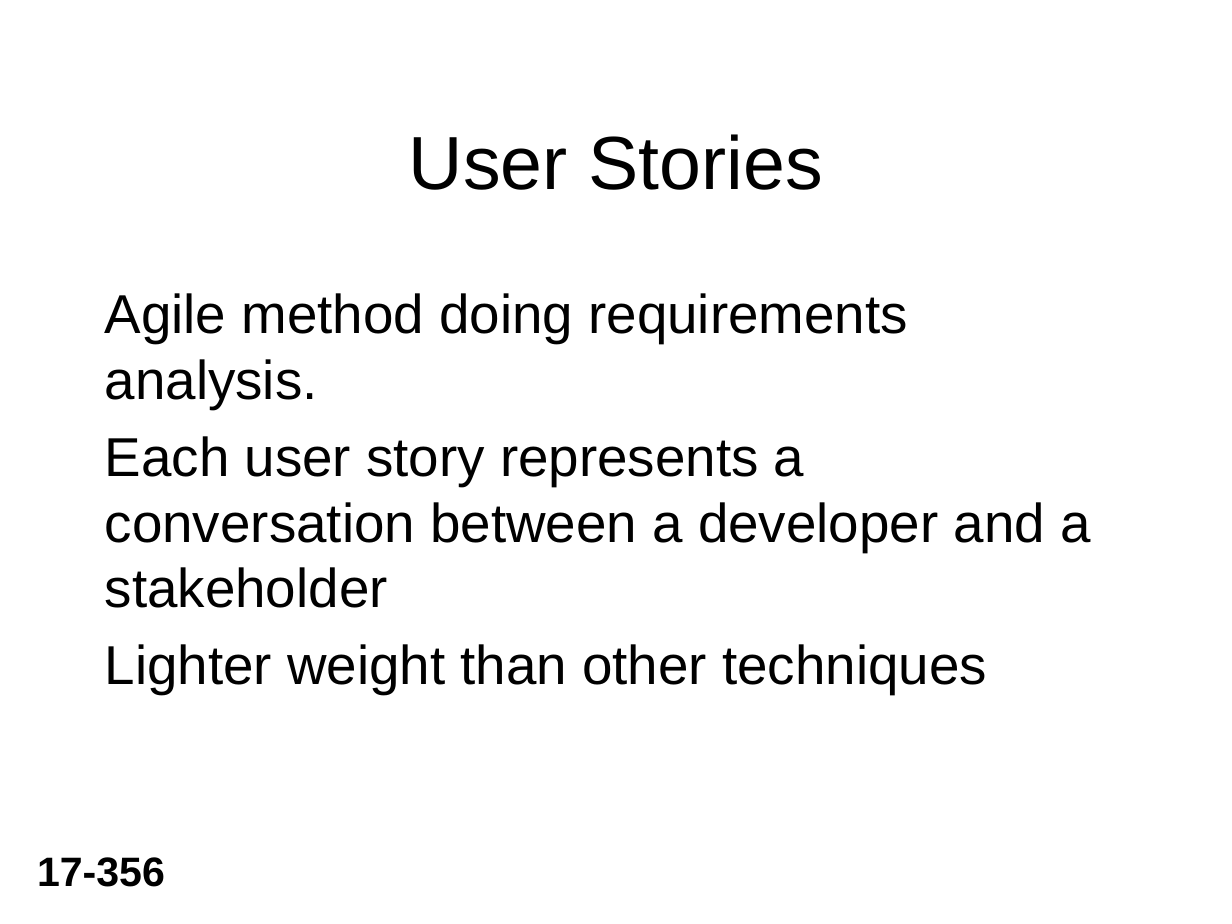
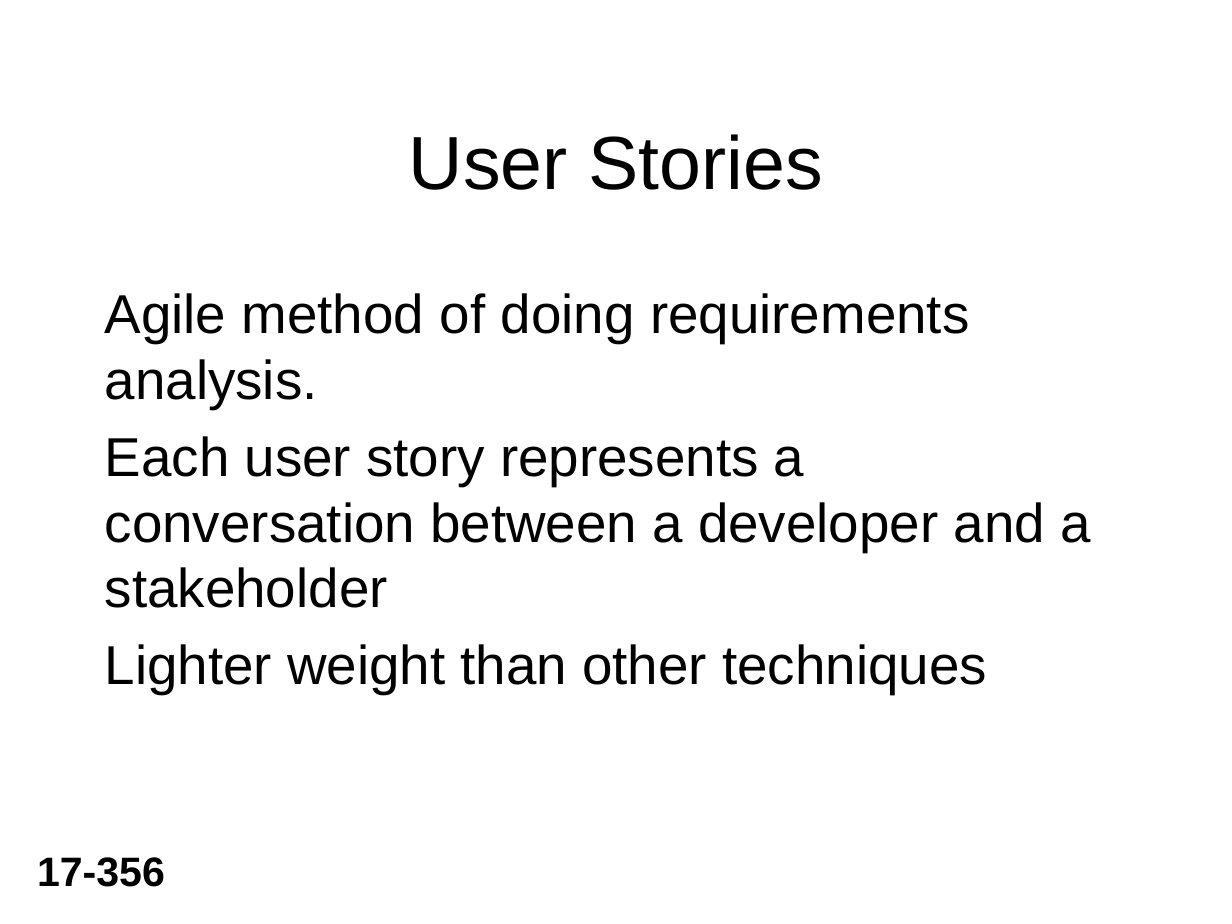
Before and after one commit to CMU-17-356/cmu-17-356.github.io, a slide deck: slide 12 of resources/slides/Lec1.pptx. Drawn at 1232x924 pixels with LibreOffice and Linux fonts; fonts in the diff are those of the drawing; background and template pictures are left out. Boxes give left, top, right and bottom in pixels: in the first picture for what was removed or moved away, otherwise in the second. Text is boxed around its words. In the diff, an @@ line names an element or a change of style, - is before the commit and + after.

Commit message:
fixed typos in lecture 1

```diff
--- a/resources/slides/Lec1.pptx
+++ b/resources/slides/Lec1.pptx
@@ text at [105,293,969,409]: text changed @@
-Agile method doing requirements analysis.
+Agile method of doing requirements analysis.
```
Also in this commit, not shown: 2 other slides changed.
